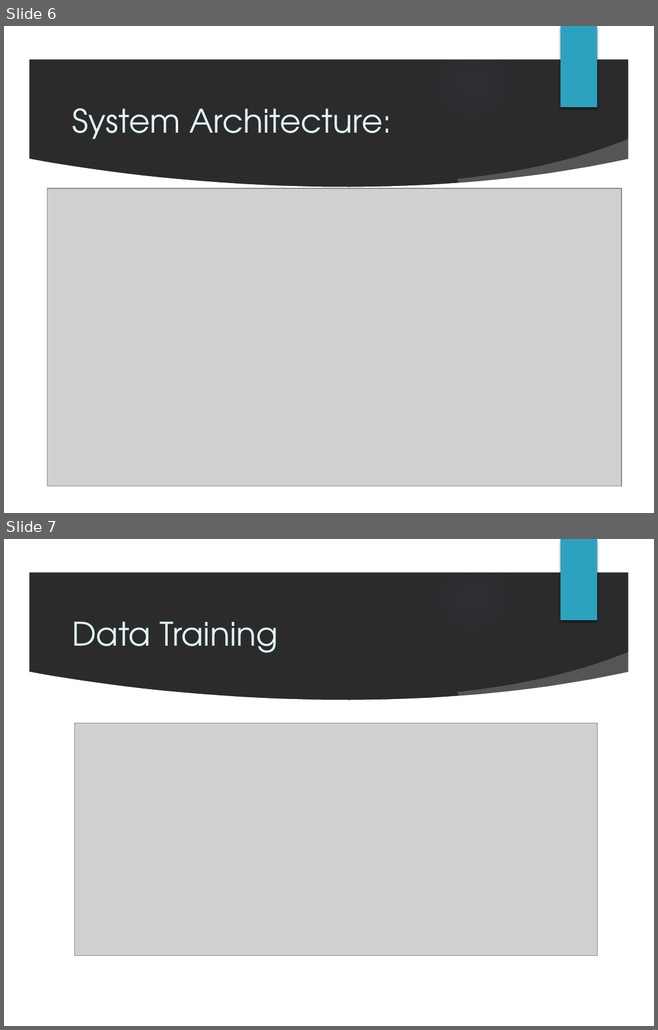
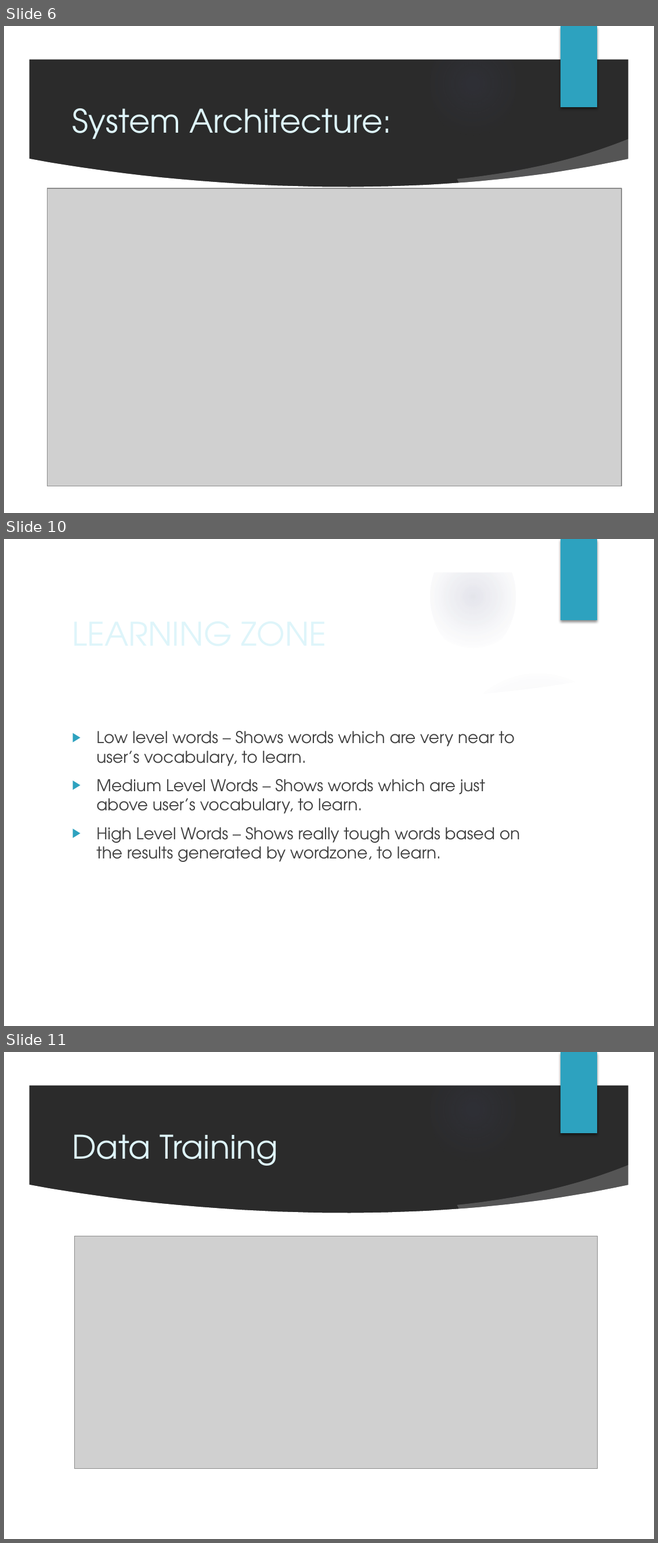
Before and after one commit to ritveak/Wordzone, a slide deck: Presentation final.pptx. Shown one above the other, each under a label of ours: slides 6 and 7 before the commit, slides 6, 10 and 11 after it; the slides between them are not shown. The pictures are 658x1030 and 658x1543 pixels, drawn with LibreOffice and Linux fonts; fonts in the diff are those of the drawing; grey boxes stand for pictures; background and template pictures are left out; a plain dark background stands for a picture behind light text. Boxes give left, top, right and bottom in pixels: in the first picture for what was removed or moved away, otherwise in the second. Text is boxed around its words. In the diff, an @@ line names an element or a change of style, - is before the commit and + after.

```diff
--- a/Presentation final.pptx
+++ b/Presentation final.pptx
@@ slide 10 added at [4,539,654,1026], background picture (left out); not listed: 9 template elements that a slide beside it also shows @@
@@ title added at [65,608,533,658], 36 pt, text #DEF5FA @@
+LEARNING ZONE
@@ text added at [96,731,520,862], 18 pt, text #404040 @@
+▶ Low level words – Shows words which are very near to user’s vocabulary, to learn.
+▶ Medium Level Words – Shows words which are just above user’s vocabulary, to learn.
+▶ High Level Words – Shows really tough words based on the results generated by wordzone, to learn.
@@ what was slide 7 is now slide 11 @@
```
Also in this commit, not shown: 2 slides changed, 3 other slides added, 6 other files.
